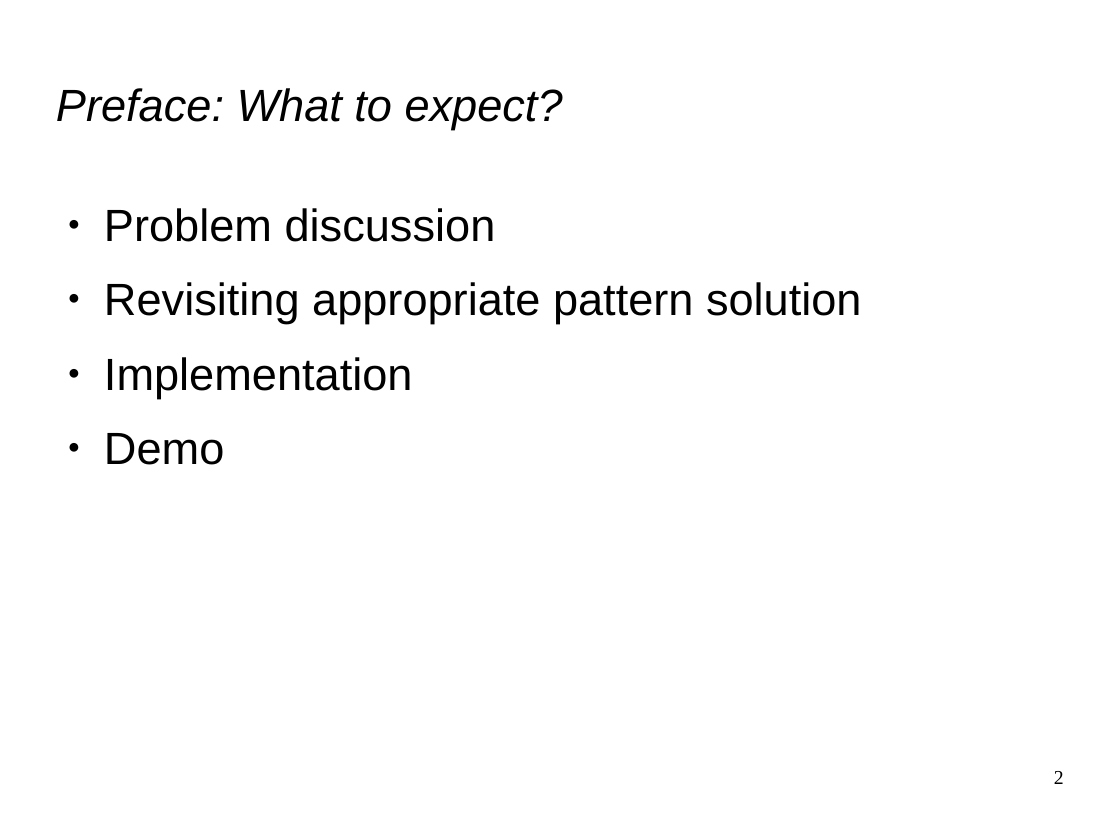
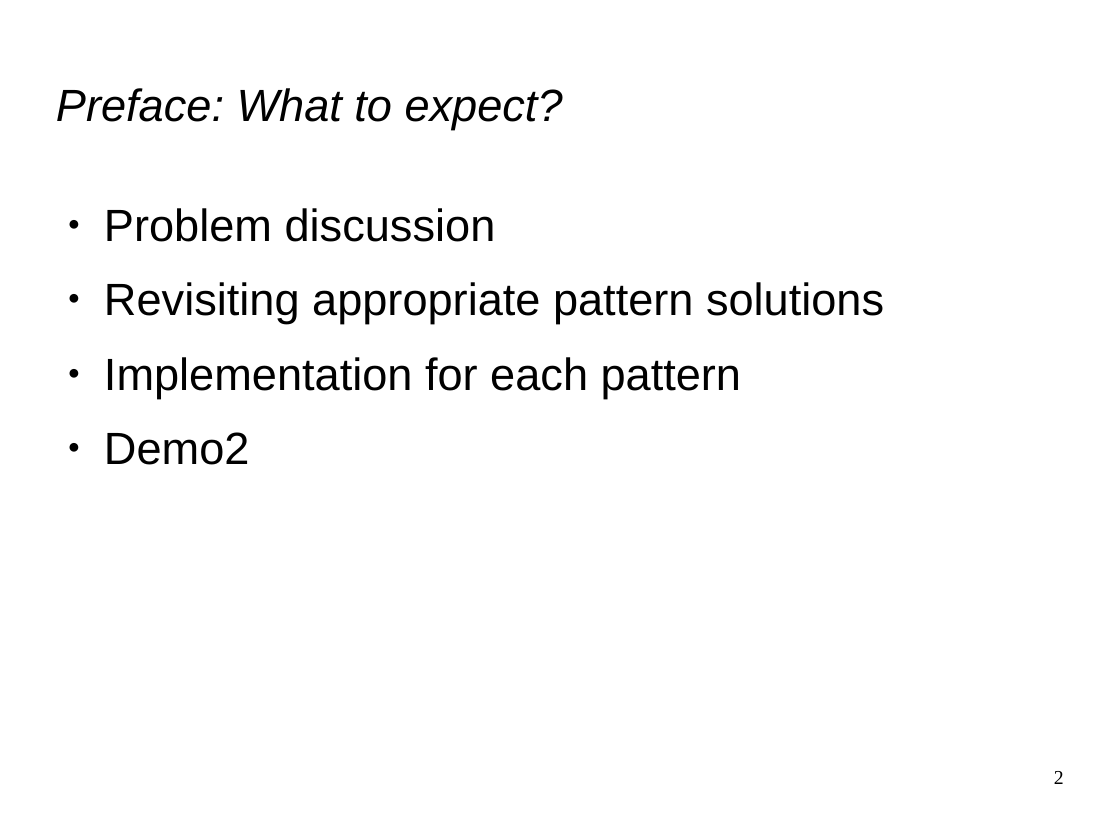
Before and after one commit to phil535/Massive-Multiplayer-Observer, a slide deck: slide 2 of Doc/pres_dp.odp. Drawn at 1120x840 pixels with LibreOffice and Linux fonts; fonts in the diff are those of the drawing. Boxes give left, top, right and bottom in pixels: in the first picture for what was removed or moved away, otherwise in the second. Text is boxed around its words. In the diff, an @@ line names an element or a change of style, - is before the commit and + after.

```diff
--- a/Doc/pres_dp.odp
+++ b/Doc/pres_dp.odp
@@ text at [104, 282, 884, 465]: text changed @@
-● Revisiting appropriate pattern solution
-● Implementation
-● Demo
+● Revisiting appropriate pattern solutions
+● Implementation for each pattern
+● Demo2
```
Also in this commit, not shown: 5 other slides changed, 3 slides added.
